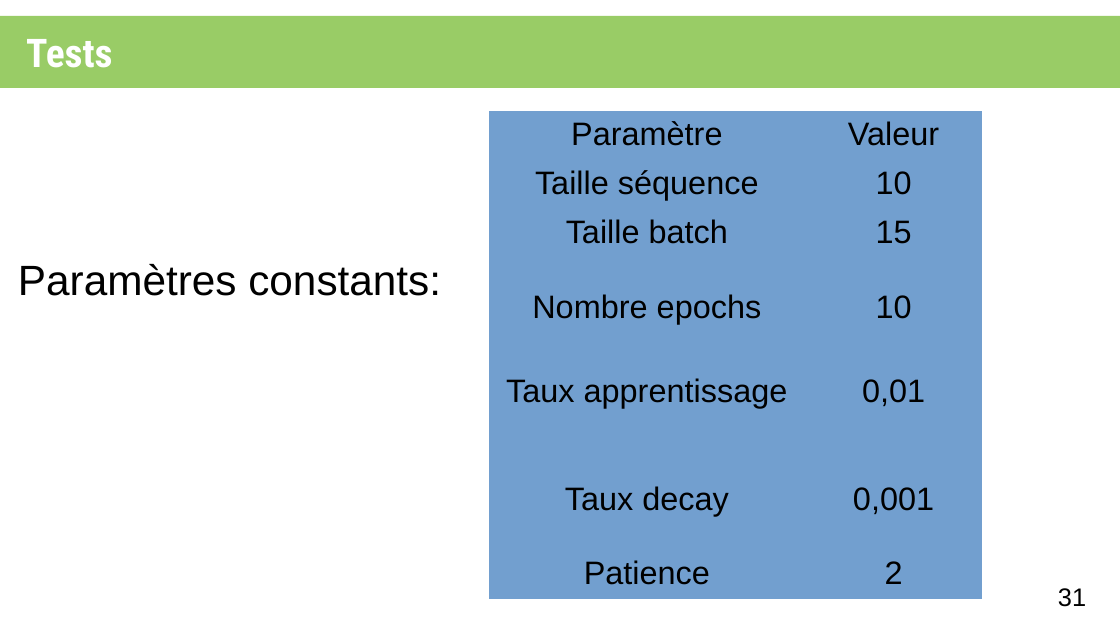
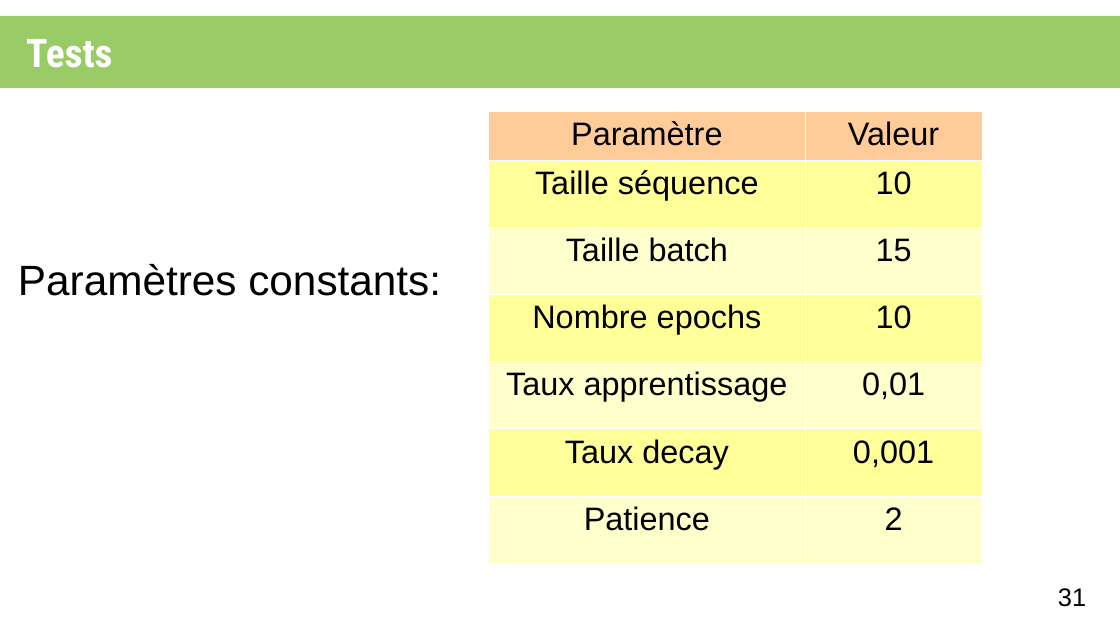
Before and after one commit to XgLsuLzRMy/Composition-Musicale-par-Reseau-de-Neurones, a slide deck: slide 31 of projet.odp. Drawn at 1120x630 pixels with LibreOffice and Linux fonts; fonts in the diff are those of the drawing. Boxes give left, top, right and bottom in pixels: in the first picture for what was removed or moved away, otherwise in the second. Text is boxed around its words. In the diff, an @@ line names an element or a change of style, - is before the commit and + after.

Commit message:
partie tests

```diff
--- a/projet.odp
+++ b/projet.odp
@@ table at [489, 111, 982, 561] @@
@@ fill #729FCF to #FFCC99 in row 1 @@
@@ fill #729FCF to #FFFF99 in 6 cells @@
@@ fill #729FCF to #FFFFCC in 6 cells @@
@@ borders changed @@
```
Also in this commit, not shown: 11 other slides changed, 1 slide removed, 1 other file.
